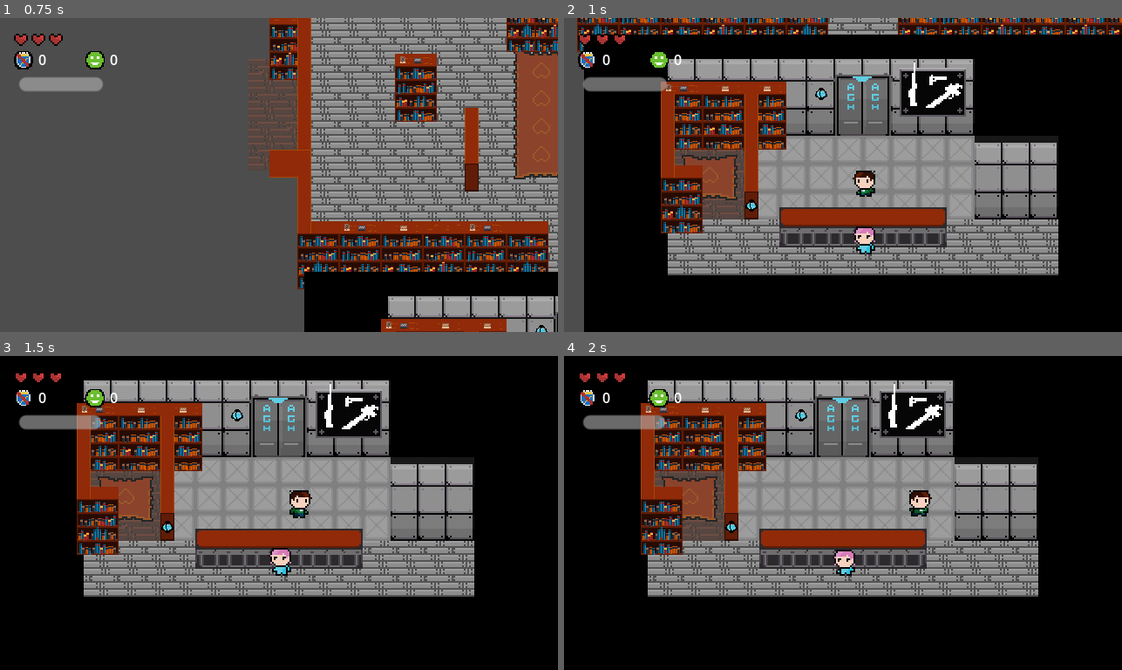
Above: before the commit, frames 1-4 (two rows, left to right).
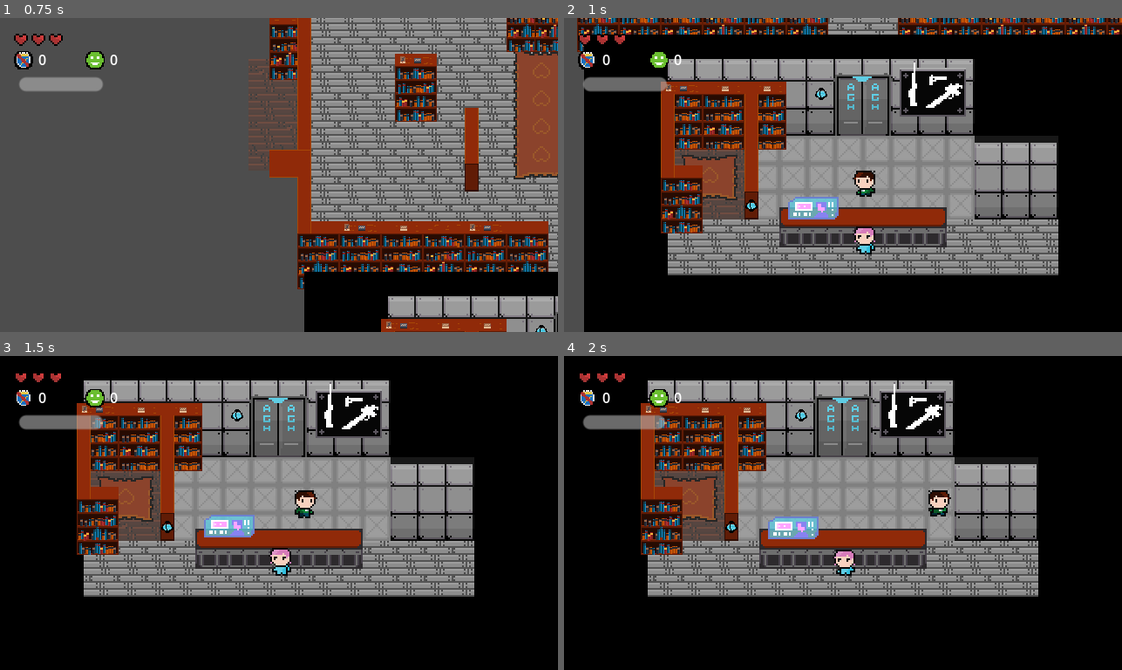
Above: after the commit, the same moments.

Repository: badzianga/SteelworksHiTechGame
Game: Godot game, scene res://Scenes/UI/main_menu.tscn
The game is run twice, just before and just after one commit, with the same random seed, the same clock (stepped at 60 frames per second) and the same inputs.
Inputs (mouse positions are in pixels of both pictures, inside the frame that each line leads up to):
- Up to frame 1 (0.75 s): click "START" at 0.5 s
- Up to frame 2 (1 s): no input
- Up to frame 3 (1.5 s): move the mouse to (401, 497) at 1.27 s; hold D (right) from 1.28 s (still down); right-click (401, 497) at 1.35 s
- Up to frame 4 (2 s): keep holding D (right)

Frame 1 is identical in both runs. In frame 2, 0.6% of the frame differs, in the area x 40-50%, y 56-65%; in frame 3, 0.9%; in frame 4, 1.2%, in the area x 36-70%, y 42-59%.

Commit message:
Fixed in game economy and UX

Diff:
--- a/Scenes/Enemies/drone.tscn
+++ b/Scenes/Enemies/drone.tscn
@@ -160,6 +160,8 @@
 motion_mode = 1
 script = ExtResource("1_qinr8")
 speed = 40.0
+glory_min = 8
+glory_max = 12
 
 [node name="Sprite" type="Sprite2D" parent="."]
 material = SubResource("ShaderMaterial_moi6k")
@@ -191,7 +193,7 @@
 shape = SubResource("RectangleShape2D_fu4ut")
 
 [node name="HealthComponent" parent="." instance=ExtResource("4_7c8h7")]
-max_health = 3.0
+max_health = 70.0
 
 [node name="AnimationPlayer" type="AnimationPlayer" parent="."]
 libraries = {
--- a/Scenes/Enemies/ujist.tscn
+++ b/Scenes/Enemies/ujist.tscn
@@ -106,8 +106,8 @@
 motion_mode = 1
 script = ExtResource("1_v2pgn")
 speed = 80.0
-glory_min = 5
-glory_max = 7
+glory_min = 12
+glory_max = 17
 
 [node name="Sprite" type="Sprite2D" parent="."]
 material = SubResource("ShaderMaterial_moi6k")
--- a/Scenes/Environment/hologram.tscn
+++ b/Scenes/Environment/hologram.tscn
@@ -1,6 +1,21 @@
 [gd_scene load_steps=5 format=3 uid="uid://cfoet6jclrwge"]
 
 [ext_resource type="Texture2D" uid="uid://cb8b6r6wat0au" path="res://Assets/Utils/holo_sheet.png" id="1_twdma"]
+
+[sub_resource type="Animation" id="Animation_uy4y2"]
+length = 0.001
+tracks/0/type = "value"
+tracks/0/imported = false
+tracks/0/enabled = true
+tracks/0/path = NodePath("HoloSheet:frame")
+tracks/0/interp = 1
+tracks/0/loop_wrap = true
+tracks/0/keys = {
+"times": PackedFloat32Array(0),
+"transitions": PackedFloat32Array(1),
+"update": 1,
+"values": [0]
+}
 
 [sub_resource type="Animation" id="Animation_apjhp"]
 resource_name = "hologram"
@@ -19,21 +34,6 @@
 "values": [0, 0, 1, 2, 3, 4, 5]
 }
 
-[sub_resource type="Animation" id="Animation_uy4y2"]
-length = 0.001
-tracks/0/type = "value"
-tracks/0/imported = false
-tracks/0/enabled = true
-tracks/0/path = NodePath("HoloSheet:frame")
-tracks/0/interp = 1
-tracks/0/loop_wrap = true
-tracks/0/keys = {
-"times": PackedFloat32Array(0),
-"transitions": PackedFloat32Array(1),
-"update": 1,
-"values": [0]
-}
-
 [sub_resource type="AnimationLibrary" id="AnimationLibrary_mml54"]
 _data = {
 "RESET": SubResource("Animation_uy4y2"),
@@ -46,6 +46,7 @@
 libraries = {
 "": SubResource("AnimationLibrary_mml54")
 }
+autoplay = "hologram"
 
 [node name="HoloSheet" type="Sprite2D" parent="."]
 texture = ExtResource("1_twdma")
--- a/Scenes/Maps/room_0.tscn
+++ b/Scenes/Maps/room_0.tscn
@@ -1,15 +1,16 @@
-[gd_scene load_steps=17 format=3 uid="uid://depthu6t38i1i"]
+[gd_scene load_steps=18 format=3 uid="uid://depthu6t38i1i"]
 
 [ext_resource type="TileSet" uid="uid://c6vtajlqadjm8" path="res://Resources/TileSets/floors.tres" id="1_ntvxu"]
 [ext_resource type="PackedScene" uid="uid://cl5dr7hvsd7uu" path="res://Scenes/Environment/bookshelf_top.tscn" id="2_uwl50"]
 [ext_resource type="Texture2D" uid="uid://debcd1f1dgpxf" path="res://Assets/Environment/wall_weapons.png" id="2_xw1m6"]
 [ext_resource type="PackedScene" uid="uid://wbce6g434pt8" path="res://Scenes/Environment/bookshelf.tscn" id="3_b2jwr"]
 [ext_resource type="PackedScene" uid="uid://v55vliv3w5uk" path="res://Scenes/Environment/door.tscn" id="3_mme2l"]
-[ext_resource type="PackedScene" path="res://Scenes/Environment/lamp.tscn" id="5_k2ck2"]
+[ext_resource type="PackedScene" uid="uid://clmh8mqgt3owe" path="res://Scenes/Environment/lamp.tscn" id="5_k2ck2"]
 [ext_resource type="PackedScene" uid="uid://u76wa83muvlu" path="res://Scenes/Environment/bookshelf_side.tscn" id="6_xkksf"]
 [ext_resource type="PackedScene" uid="uid://dw5gu5wq2um11" path="res://Scenes/Maps/portal.tscn" id="8_umohk"]
 [ext_resource type="PackedScene" uid="uid://xwoj3qa43i2x" path="res://Scenes/Enemies/player_detection_area.tscn" id="9_wopgg"]
 [ext_resource type="PackedScene" uid="uid://cca4g8agxnvve" path="res://Scenes/Enemies/npc.tscn" id="10_bcl8o"]
+[ext_resource type="PackedScene" uid="uid://cfoet6jclrwge" path="res://Scenes/Environment/hologram.tscn" id="11_jvujk"]
 
 [sub_resource type="RectangleShape2D" id="RectangleShape2D_f3uh2"]
 size = Vector2(138, 19)
@@ -176,3 +177,7 @@
 [node name="NPC" parent="." instance=ExtResource("10_bcl8o")]
 z_index = 2
 position = Vector2(0, 32)
+
+[node name="Hologram" parent="." instance=ExtResource("11_jvujk")]
+z_index = 2
+position = Vector2(-29, 8)
--- a/Scenes/Player/player.tscn
+++ b/Scenes/Player/player.tscn
@@ -160,6 +160,7 @@
 collision_layer = 0
 motion_mode = 1
 script = ExtResource("1_5whdu")
+speed = 80.0
 
 [node name="Sprite" type="Sprite2D" parent="."]
 material = SubResource("ShaderMaterial_yl72a")
--- a/Scenes/Projectiles/book_projectile.tscn
+++ b/Scenes/Projectiles/book_projectile.tscn
@@ -10,7 +10,7 @@
 collision_layer = 4
 collision_mask = 9
 script = ExtResource("1_i5ct1")
-speed = 100.0
+speed = 120.0
 
 [node name="Sprite" type="Sprite2D" parent="."]
 scale = Vector2(0.75, 0.75)
--- a/Scenes/Projectiles/bullet_projectile.tscn
+++ b/Scenes/Projectiles/bullet_projectile.tscn
@@ -10,7 +10,7 @@
 collision_layer = 4
 collision_mask = 9
 script = ExtResource("1_xhodc")
-speed = 120.0
+speed = 150.0
 
 [node name="Sprite" type="Sprite2D" parent="."]
 position = Vector2(0.25, -0.25)
--- a/Singletons/game_controller.gd
+++ b/Singletons/game_controller.gd
@@ -20,7 +20,7 @@
 		"acquired": true,
 		"level": 1,
 
-		"damage": 15,
+		"damage": 25,
 		"damage_multiplier": 1.2,
 		"upgrade_cost": 21,
 		"cost_multiplier": 1.1,
@@ -32,9 +32,9 @@
 		"acquired": false,
 		"level": 0,
 
-		"damage": 40,
+		"damage": 45,
 		"damage_multiplier": 1.2,
-		"upgrade_cost": 90,
+		"upgrade_cost": 20,
 		"cost_multiplier": 1.2,
 
 		"title": "Grandpa's Glock",
@@ -46,7 +46,7 @@
 
 		"damage": 70,
 		"damage_multiplier": 1.2,
-		"upgrade_cost": 100,
+		"upgrade_cost": 45,
 		"cost_multiplier": 1.3,
 
 		"title": "UJ-knowledge-inator",
@@ -97,37 +97,37 @@
 	1: {
 		"enemies_in_room_min": 0,
 		"enemies_in_room_max": 2,
-		"time": 60,
+		"time": 120,
 	},
 	2: {
 		"enemies_in_room_min": 1,
 		"enemies_in_room_max": 2,
-		"time": 60,
+		"time": 130,
 	},
 	3: {
 		"enemies_in_room_min": 1,
 		"enemies_in_room_max": 3,
-		"time": 60,
+		"time": 140,
 	},
 	4: {
 		"enemies_in_room_min": 1,
 		"enemies_in_room_max": 4,
-		"time": 60,
+		"time": 150,
 	},
 	5: {
 		"enemies_in_room_min": 2,
-		"enemies_in_room_max": 4,
-		"time": 60,
+		"enemies_in_room_max": 5,
+		"time": 170,
 	},
 }
 
 const health_multiplers := [
 	1.0,
 	1.0,
-	1.1,
-	1.3,
-	1.5,
-	2.0
+	1.7,
+	2.3,
+	2.8,
+	4,
 ]
 
 @onready var menu_music: AudioStreamPlayer = $MenuMusic
